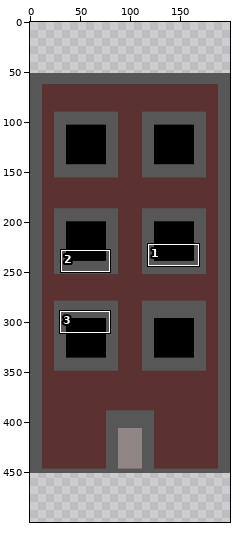
Sprite sheet: Sprites/Added/b12.png. Above: a wide view before the commit, with the close-up outlined.
Close-up. Before:
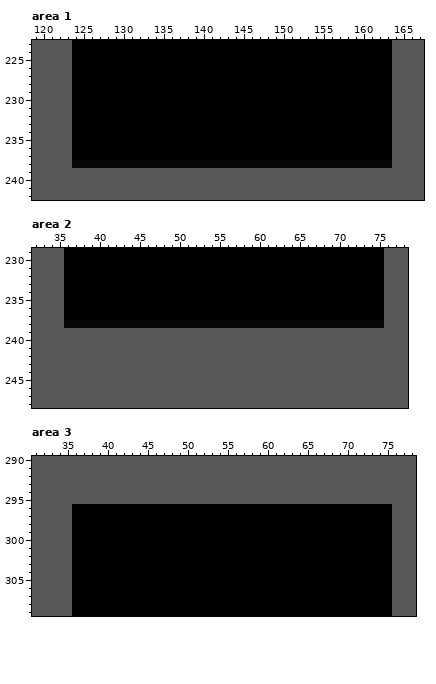
The file is 200x400 pixels. Colours within 5 levels of each other are drawn and written as one. Shown: area 1: x 119..167, y 223..242; area 2: x 32..78, y 229..248; area 3: x 31..78, y 290..309. The old version is drawn lined up with the new one, on the new canvas. The commit also changed other parts of the picture, which this record leaves out.
The result:
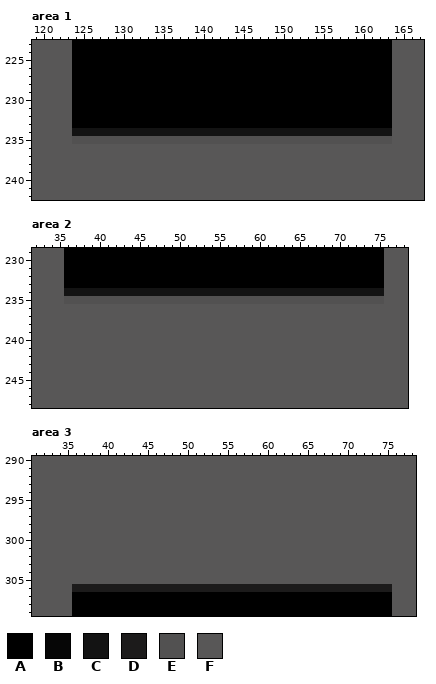
Palette (. is transparent): A #000000  B #060606  C #131313  D #1c1b1b  E #525151  F #585757
The edit:
canvas 200x400 -> 200x500, the old top-left corner now at 0,51
--- area 1
@@ x 119..167 @@
 233 FFFFFAAAAAAAAAAAAAAAAAAAAAAAAAAAAAAAAAAAAAAAAFFFF
-234 FFFFFAAAAAAAAAAAAAAAAAAAAAAAAAAAAAAAAAAAAAAAAFFFF
-235 FFFFFAAAAAAAAAAAAAAAAAAAAAAAAAAAAAAAAAAAAAAAAFFFF
-236 FFFFFAAAAAAAAAAAAAAAAAAAAAAAAAAAAAAAAAAAAAAAAFFFF
-237 FFFFFAAAAAAAAAAAAAAAAAAAAAAAAAAAAAAAAAAAAAAAAFFFF
-238 FFFFFBBBBBBBBBBBBBBBBBBBBBBBBBBBBBBBBBBBBBBBBFFFF
+234 FFFFFCCCCCCCCCCCCCCCCCCCCCCCCCCCCCCCCCCCCCCCCFFFF
+235 FFFFFEEEEEEEEEEEEEEEEEEEEEEEEEEEEEEEEEEEEEEEEFFFF
+236 FFFFFFFFFFFFFFFFFFFFFFFFFFFFFFFFFFFFFFFFFFFFFFFFF
+237 FFFFFFFFFFFFFFFFFFFFFFFFFFFFFFFFFFFFFFFFFFFFFFFFF
+238 FFFFFFFFFFFFFFFFFFFFFFFFFFFFFFFFFFFFFFFFFFFFFFFFF
 239 FFFFFFFFFFFFFFFFFFFFFFFFFFFFFFFFFFFFFFFFFFFFFFFFF
--- area 2
@@ x 32..78 @@
 233 FFFFAAAAAAAAAAAAAAAAAAAAAAAAAAAAAAAAAAAAAAAAFFF
-234 FFFFAAAAAAAAAAAAAAAAAAAAAAAAAAAAAAAAAAAAAAAAFFF
-235 FFFFAAAAAAAAAAAAAAAAAAAAAAAAAAAAAAAAAAAAAAAAFFF
-236 FFFFAAAAAAAAAAAAAAAAAAAAAAAAAAAAAAAAAAAAAAAAFFF
-237 FFFFAAAAAAAAAAAAAAAAAAAAAAAAAAAAAAAAAAAAAAAAFFF
-238 FFFFBBBBBBBBBBBBBBBBBBBBBBBBBBBBBBBBBBBBBBBBFFF
+234 FFFFCCCCCCCCCCCCCCCCCCCCCCCCCCCCCCCCCCCCCCCCFFF
+235 FFFFEEEEEEEEEEEEEEEEEEEEEEEEEEEEEEEEEEEEEEEEFFF
+236 FFFFFFFFFFFFFFFFFFFFFFFFFFFFFFFFFFFFFFFFFFFFFFF
+237 FFFFFFFFFFFFFFFFFFFFFFFFFFFFFFFFFFFFFFFFFFFFFFF
+238 FFFFFFFFFFFFFFFFFFFFFFFFFFFFFFFFFFFFFFFFFFFFFFF
 239 FFFFFFFFFFFFFFFFFFFFFFFFFFFFFFFFFFFFFFFFFFFFFFF
--- area 3
@@ x 31..78 @@
 295 FFFFFFFFFFFFFFFFFFFFFFFFFFFFFFFFFFFFFFFFFFFFFFFF
-296 FFFFFAAAAAAAAAAAAAAAAAAAAAAAAAAAAAAAAAAAAAAAAFFF
-297 FFFFFAAAAAAAAAAAAAAAAAAAAAAAAAAAAAAAAAAAAAAAAFFF
-298 FFFFFAAAAAAAAAAAAAAAAAAAAAAAAAAAAAAAAAAAAAAAAFFF
-299 FFFFFAAAAAAAAAAAAAAAAAAAAAAAAAAAAAAAAAAAAAAAAFFF
-300 FFFFFAAAAAAAAAAAAAAAAAAAAAAAAAAAAAAAAAAAAAAAAFFF
-301 FFFFFAAAAAAAAAAAAAAAAAAAAAAAAAAAAAAAAAAAAAAAAFFF
-302 FFFFFAAAAAAAAAAAAAAAAAAAAAAAAAAAAAAAAAAAAAAAAFFF
-303 FFFFFAAAAAAAAAAAAAAAAAAAAAAAAAAAAAAAAAAAAAAAAFFF
-304 FFFFFAAAAAAAAAAAAAAAAAAAAAAAAAAAAAAAAAAAAAAAAFFF
-305 FFFFFAAAAAAAAAAAAAAAAAAAAAAAAAAAAAAAAAAAAAAAAFFF
-306 FFFFFAAAAAAAAAAAAAAAAAAAAAAAAAAAAAAAAAAAAAAAAFFF
+296 FFFFFFFFFFFFFFFFFFFFFFFFFFFFFFFFFFFFFFFFFFFFFFFF
+297 FFFFFFFFFFFFFFFFFFFFFFFFFFFFFFFFFFFFFFFFFFFFFFFF
+298 FFFFFFFFFFFFFFFFFFFFFFFFFFFFFFFFFFFFFFFFFFFFFFFF
+299 FFFFFFFFFFFFFFFFFFFFFFFFFFFFFFFFFFFFFFFFFFFFFFFF
+300 FFFFFFFFFFFFFFFFFFFFFFFFFFFFFFFFFFFFFFFFFFFFFFFF
+301 FFFFFFFFFFFFFFFFFFFFFFFFFFFFFFFFFFFFFFFFFFFFFFFF
+302 FFFFFFFFFFFFFFFFFFFFFFFFFFFFFFFFFFFFFFFFFFFFFFFF
+303 FFFFFFFFFFFFFFFFFFFFFFFFFFFFFFFFFFFFFFFFFFFFFFFF
+304 FFFFFFFFFFFFFFFFFFFFFFFFFFFFFFFFFFFFFFFFFFFFFFFF
+305 FFFFFFFFFFFFFFFFFFFFFFFFFFFFFFFFFFFFFFFFFFFFFFFF
+306 FFFFFDDDDDDDDDDDDDDDDDDDDDDDDDDDDDDDDDDDDDDDDFFF
 307 FFFFFAAAAAAAAAAAAAAAAAAAAAAAAAAAAAAAAAAAAAAAAFFF
Boxes around the changes in both close-ups, in picture pixels (x1, y1, x2, y2):
changed: (72, 128, 392, 168)
changed: (64, 288, 384, 328)
changed: (72, 504, 392, 592)
